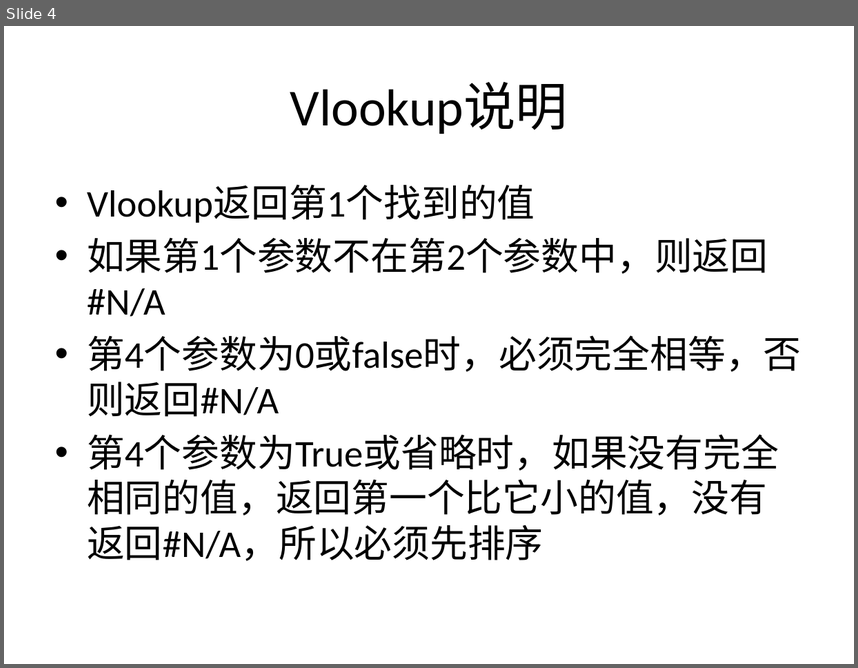
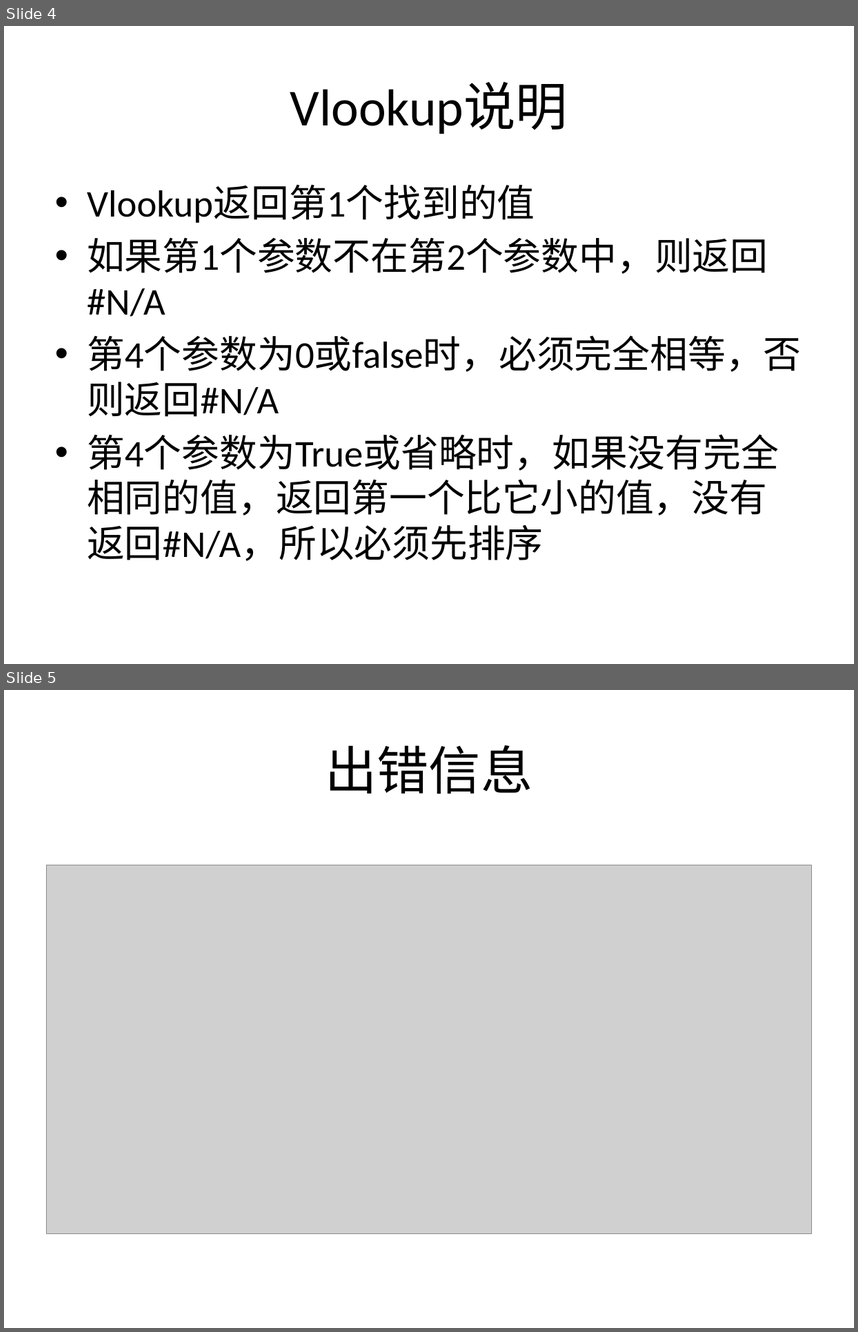
Before and after one commit to sans123wx/class, a slide deck: 第4章excel/公式和函数/第4章.pptx. Shown one above the other, each under a label of ours: slide 4 before the commit, slides 4 and 5 after it. The pictures are 858x668 and 858x1332 pixels, drawn with LibreOffice and Linux fonts; fonts in the diff are those of the drawing; grey boxes stand for pictures. Boxes give left, top, right and bottom in pixels: in the first picture for what was removed or moved away, otherwise in the second. Text is boxed around its words. In the diff, an @@ line names an element or a change of style, - is before the commit and + after.

```diff
--- a/第4章excel/公式和函数/第4章.pptx
+++ b/第4章excel/公式和函数/第4章.pptx
@@ slide 5 added at [4,690,854,1328], background #FFFFFF @@
@@ title added at [325,745,533,794], 44 pt, text #000000 @@
+出错信息
@@ picture added at [47,865,811,1234] @@
```
Also in this commit, not shown: 3 other files.
